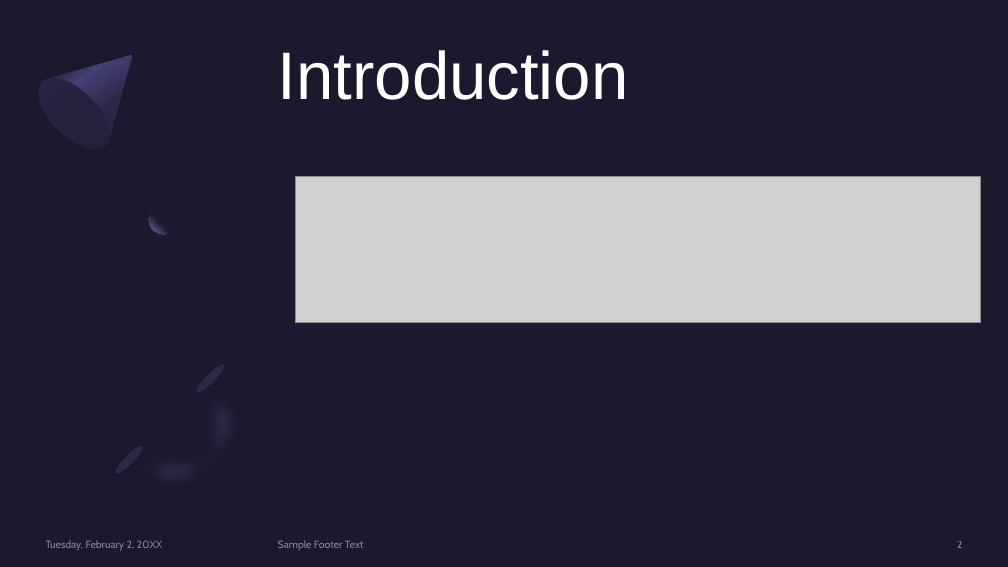
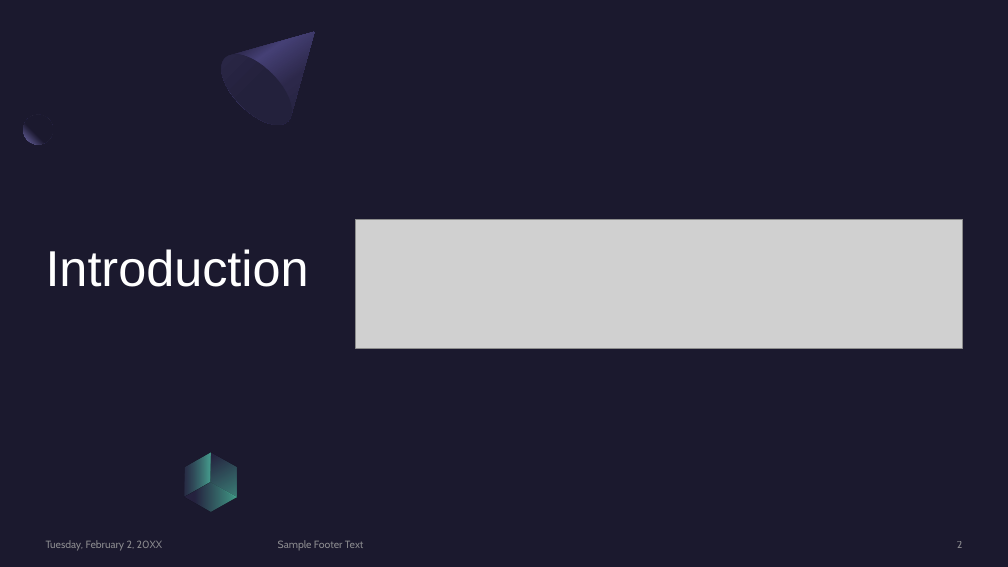
Before and after one commit to aerubianoma/Codification-theory, a slide deck: slide 2 of Final-project/Signal processing using graphs.pptx. Drawn at 1008x567 pixels with LibreOffice and Linux fonts; fonts in the diff are those of the drawing; grey boxes stand for pictures. Boxes give left, top, right and bottom in pixels: in the first picture for what was removed or moved away, otherwise in the second. Text is boxed around its words. In the diff, an @@ line names an element or a change of style, - is before the commit and + after.

```diff
--- a/Final-project/Signal processing using graphs.pptx
+++ b/Final-project/Signal processing using graphs.pptx
@@ rectangle added at [0, 0, 1008, 567], fill #1B192E @@
@@ freeform shape removed at [27, 24, 164, 161] @@
@@ freeform shape added at [209, 0, 346, 137], fill gradient #2C284A to #454075 to #1B192E @@
@@ title "Introduction": place and size @@
-title "Introduction" at [278, 50, 629, 100]
+title "Introduction" at [46, 249, 309, 287]
@@ title "Introduction" at [46, 249, 309, 287]: size 64 to 48 pt; vertical alignment top to bottom @@
@@ ellipse added at [209, 43, 304, 137], fill gradient #23213C to #2C284A @@
@@ ellipse removed at [27, 66, 122, 161] @@
@@ ellipse added at [23, 115, 53, 144], fill gradient #1B192E to #7771B2 @@
@@ ellipse removed at [149, 204, 178, 234] @@
@@ picture: place and size @@
-picture at [296, 177, 982, 323]
+picture at [355, 219, 963, 349]
@@ group removed at [107, 355, 280, 528]: 2 freeform shapes, 2 ellipses @@
@@ freeform shape added at [198, 445, 250, 505], fill gradient #2C284A to #5BEFC1 @@
@@ freeform shape added at [172, 453, 223, 497], fill gradient #2C284A to #5BEFC1 @@
@@ freeform shape added at [185, 475, 237, 519], fill gradient #2C284A to #5BEFC1 @@
```
Also in this commit, not shown: 6 other slides changed, 10 slides added.
